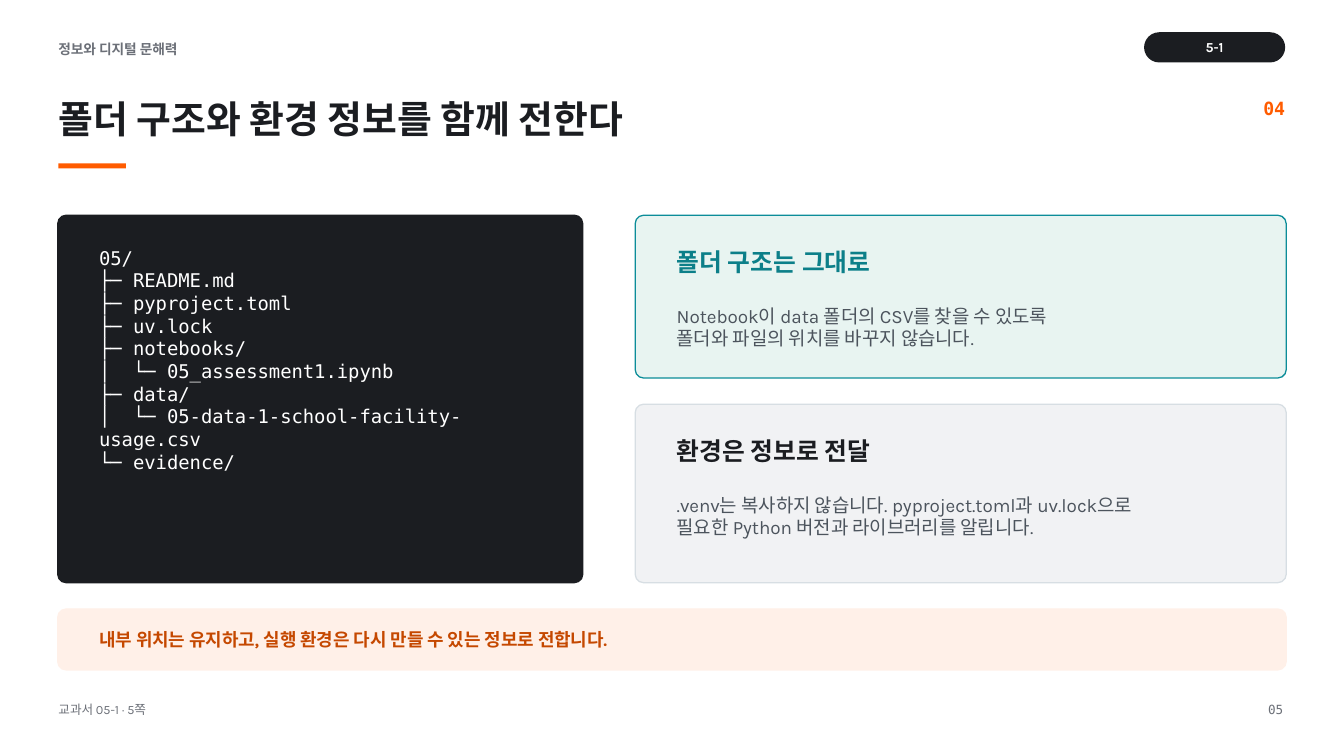
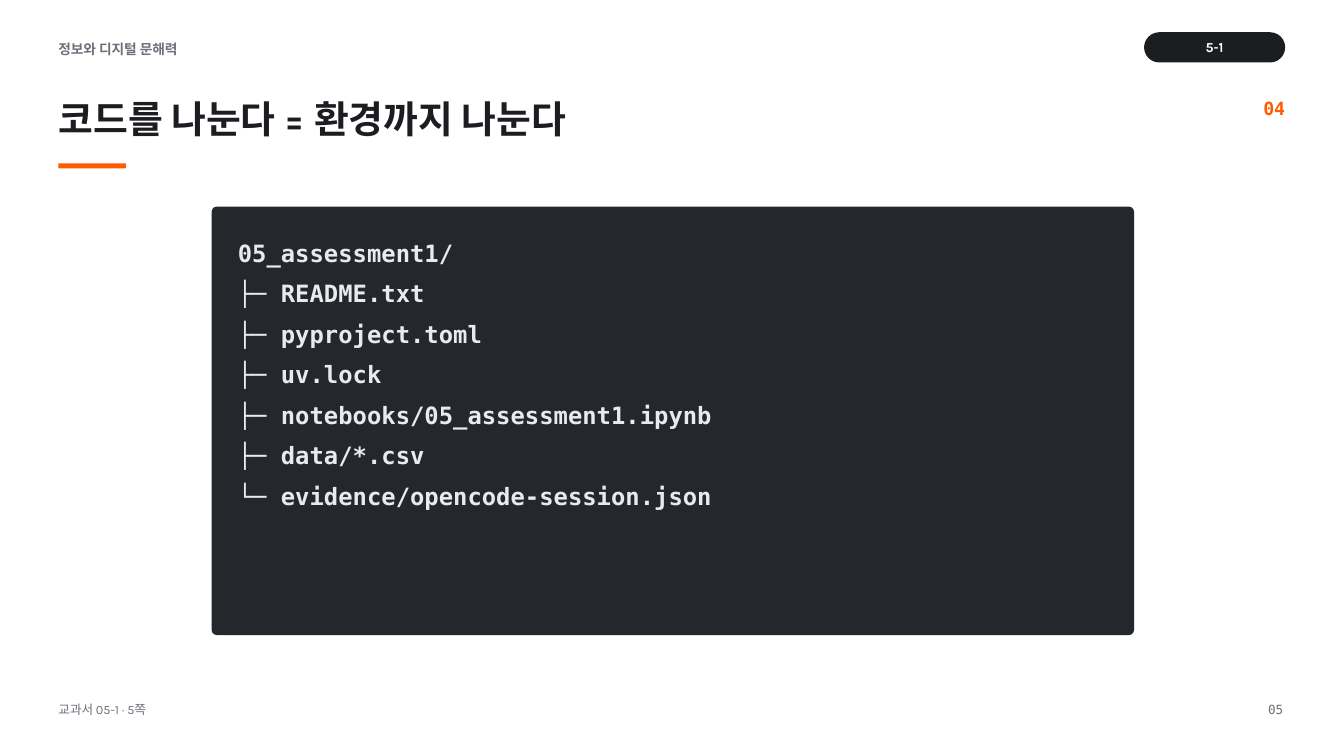
Before and after one commit to cozy819/2026-02__jdh, a slide deck: slide 5 of 05/ppt/05-1_수행평가_1_안내.pptx. Drawn at 1344x756 pixels with LibreOffice and Linux fonts; fonts in the diff are those of the drawing. Boxes give left, top, right and bottom in pixels: in the first picture for what was removed or moved away, otherwise in the second. Text is boxed around its words. In the diff, an @@ line names an element or a change of style, - is before the commit and + after.

```diff
--- a/05/ppt/05-1_수행평가_1_안내.pptx
+++ b/05/ppt/05-1_수행평가_1_안내.pptx
@@ text at (58,101,566,137): text changed @@
-폴더 구조와 환경 정보를 함께 전한다
+코드를 나눈다 = 환경까지 나눈다
@@ rectangle removed at (42,200,1303,673) @@
@@ rounded rectangle added at (212,207,1134,635), fill #24272C @@
@@ rounded rectangle removed at (57,216,583,584) @@
@@ text "05_assessment1/": place and size @@
-text "05_assessment1/" at (99,251,461,471)
+text "05_assessment1/" at (238,244,712,510)
@@ rounded rectangle removed at (635,216,1287,378) @@
@@ text at (238,244,453,302): text changed; size 13.5 to 17 pt; text colour #FFFFFF to #E8EAED; bold on @@
-05/
-├─ README.md
+05_assessment1/
+├─ README.txt
@@ text removed at (677,250,870,274) @@
-폴더 구조는 그대로
@@ text at (281,323,482,384): size 13.5 to 17 pt, text colour #FFFFFF to #E8EAED, bold on in "├─ pyproject.toml", "├─ uv.lock"; line spacing 1 to 28.9pt @@
@@ text removed at (677,307,1047,347) @@
-Notebook이 data 폴더의 CSV를 찾을 수 있도록
-폴더와 파일의 위치를 바꾸지 않습니다.
@@ text at (281,404,712,510): text changed; size 13.5 to 17 pt; text colour #FFFFFF to #E8EAED; bold on @@
-├─ notebooks/
-│ └─ 05_assessment1.ipynb
-├─ data/
-│ └─ 05-data-1-school-facility-usage.csv
-└─ evidence/
+├─ notebooks/05_assessment1.ipynb
+├─ data/*.csv
+└─ evidence/opencode-session.json
@@ rounded rectangle removed at (635,404,1287,583) @@
@@ text removed at (677,439,871,463) @@
-환경은 정보로 전달
@@ text removed at (677,496,1132,539) @@
-.venv는 복사하지 않습니다. pyproject.toml과 uv.lock으로
-필요한 Python 버전과 라이브러리를 알립니다.
@@ rounded rectangle removed at (57,609,1287,669) @@
@@ text removed at (99,631,607,649) @@
-내부 위치는 유지하고, 실행 환경은 다시 만들 수 있는 정보로 전합니다.
```
Also in this commit, not shown: 7 other slides changed, 6 slides added, 8 slides removed, 31 other files.
